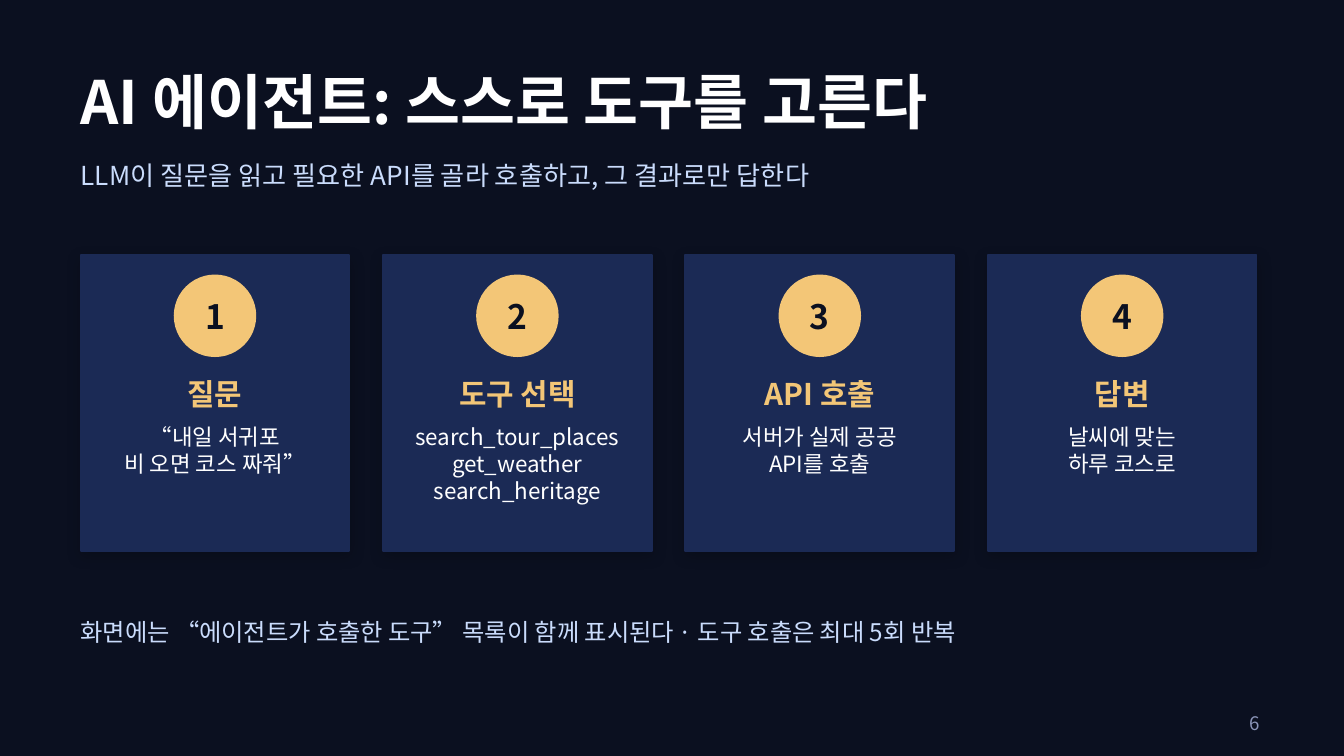
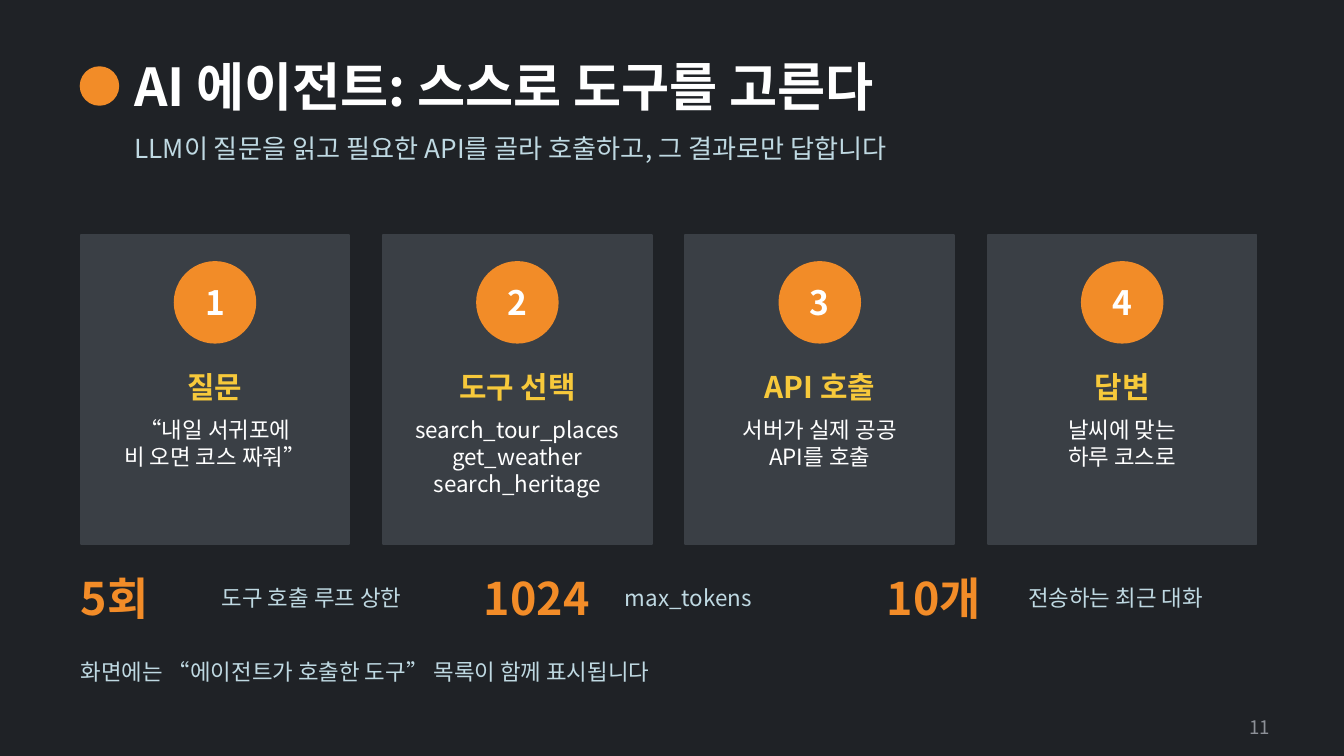
Before and after one commit to knh1992826-source/study2, a slide deck: slide 11 of docs/김예현_발표자료.pptx (slide 6 before the commit). Drawn at 1344x756 pixels with LibreOffice and Linux fonts; fonts in the diff are those of the drawing. Boxes give left, top, right and bottom in pixels: in the first picture for what was removed or moved away, otherwise in the second. Text is boxed around its words. In the diff, an @@ line names an element or a change of style, - is before the commit and + after.

```diff
--- a/docs/김예현_발표자료.pptx
+++ b/docs/김예현_발표자료.pptx
@@ background #0B1020 to #1F2226 @@
@@ text "AI 에이전트: 스스로 도구를 고른다": place and size @@
-text "AI 에이전트: 스스로 도구를 고른다" at <box>81,74,927,130</box>
+text "AI 에이전트: 스스로 도구를 고른다" at <box>134,62,874,111</box>
@@ text "AI 에이전트: 스스로 도구를 고른다" at <box>134,62,874,111</box>: size 32 to 28 pt @@
@@ ellipse added at <box>81,67,118,105</box>, fill #F28C28, outline #F28C28 1 pt @@
@@ text at <box>134,136,887,163</box>: text changed; text colour #CADCFC to #BFD9E2 @@
-LLM이 질문을 읽고 필요한 API를 골라 호출하고, 그 결과로만 답한다
+LLM이 질문을 읽고 필요한 API를 골라 호출하고, 그 결과로만 답합니다
@@ rectangle: place and size @@
-rectangle at <box>81,255,349,551</box>
+rectangle at <box>81,235,349,544</box>
@@ rectangle: place and size @@
-rectangle at <box>383,255,652,551</box>
+rectangle at <box>383,235,652,544</box>
@@ rectangle: place and size @@
-rectangle at <box>685,255,954,551</box>
+rectangle at <box>685,235,954,544</box>
@@ fill #1B2A55 to #3A3F45; outline #1B2A55 1 pt to #3A3F45 1 pt; shadow off in 4 elements at <box>81,235,349,544</box>, <box>383,235,652,544</box>, <box>685,235,954,544</box>, <box>988,235,1257,544</box> @@
@@ rectangle: place and size @@
-rectangle at <box>988,255,1257,551</box>
+rectangle at <box>988,235,1257,544</box>
@@ 4 texts, 4 ellipses: place and size @@
-4 texts, 4 ellipses at <box>175,276,1163,356</box>
+4 texts, 4 ellipses at <box>175,262,1163,343</box>
@@ text colour #0B1020 to #FFFFFF in 4 elements at <box>205,290,225,315</box>, <box>507,289,527,315</box>, <box>810,289,830,316</box>, <box>1112,290,1132,315</box> @@
@@ fill #F3C677 to #F28C28; outline #F3C677 1 pt to #F28C28 1 pt in 4 elements at <box>175,262,255,343</box>, <box>477,262,558,343</box>, <box>780,262,860,343</box>, <box>1082,262,1163,343</box> @@
@@ text colour #F3C677 to #F7C93B in 4 elements at <box>188,373,243,401</box>, <box>459,373,576,401</box>, <box>765,373,875,401</box>, <box>1095,373,1150,401</box> @@
@@ text at <box>139,419,290,440</box>: text changed @@
-“내일 서귀포
+“내일 서귀포에
@@ 7 texts: place and size @@
-7 texts at <box>188,380,1176,504</box>
+7 texts at <box>188,373,1176,498</box>
@@ text added at <box>81,577,149,619</box>, 24 pt, text #F28C28, bold @@
+5회
@@ text added at <box>222,587,401,608</box>, 12 pt, text #BFD9E2 @@
+도구 호출 루프 상한
@@ text added at <box>484,581,590,616</box>, 24 pt, text #F28C28, bold @@
+1024
@@ text added at <box>625,588,752,609</box>, 12 pt, text #BFD9E2 @@
+max_tokens
@@ text added at <box>887,577,981,619</box>, 24 pt, text #F28C28, bold @@
+10개
@@ text added at <box>1028,587,1203,608</box>, 12 pt, text #BFD9E2 @@
+전송하는 최근 대화
@@ text at <box>81,661,649,682</box>: text changed; size 13 to 12 pt; text colour #CADCFC to #BFD9E2 @@
-화면에는 “에이전트가 호출한 도구” 목록이 함께 표시된다 · 도구 호출은 최대 5회 반복
+화면에는 “에이전트가 호출한 도구” 목록이 함께 표시됩니다
@@ page number removed at <box>1250,716,1260,730</box> @@
-6
@@ page number added at <box>1250,720,1271,734</box>, 10 pt, text #8C9097 @@
+11
```
Also in this commit, not shown: 9 other slides changed, 5 slides added, 1 other file.
